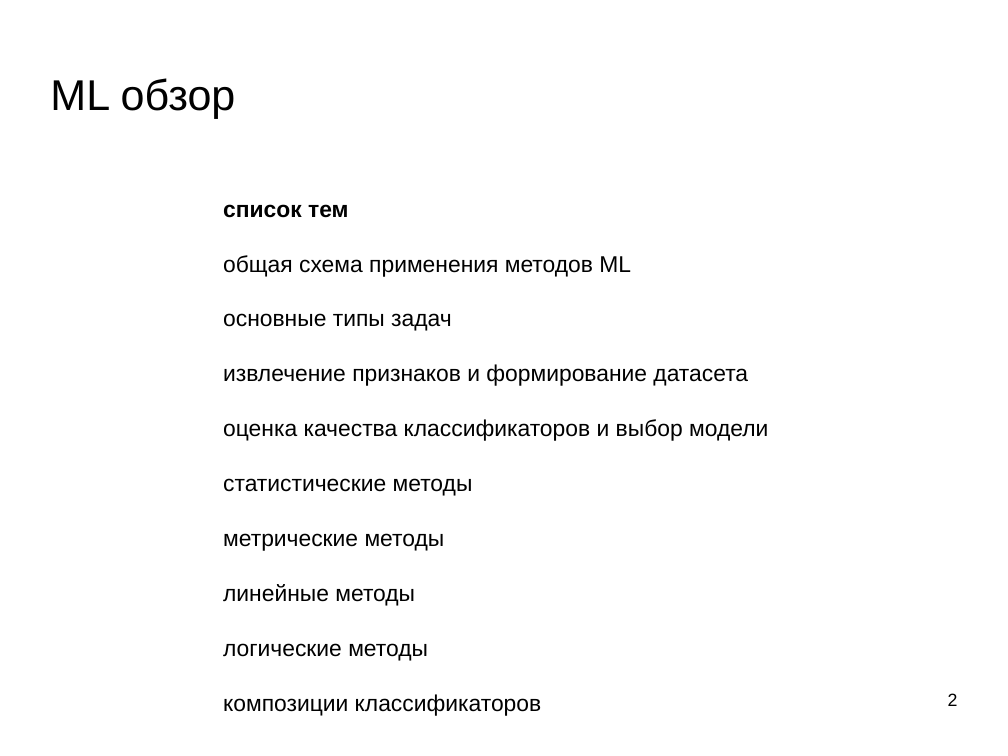
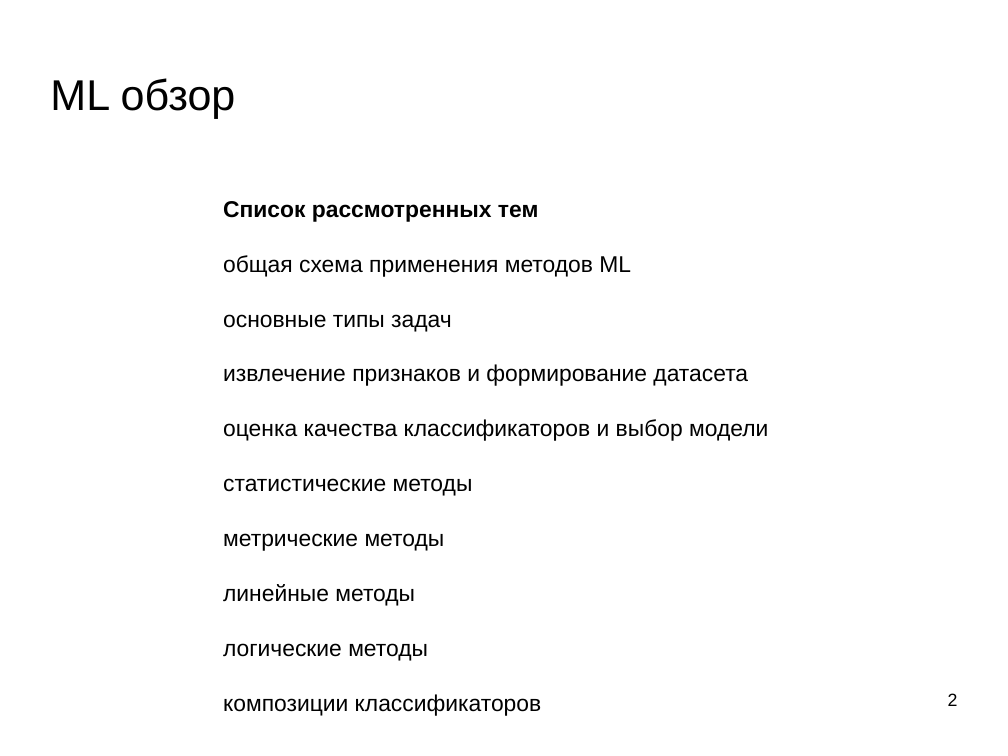
Before and after one commit to mechanoid5/ml_lectorium_legacy, a slide deck: slide 2 of 15-conclusion.odp. Drawn at 1008x756 pixels with LibreOffice and Linux fonts; fonts in the diff are those of the drawing; background and template pictures are left out. Boxes give left, top, right and bottom in pixels: in the first picture for what was removed or moved away, otherwise in the second. Text is boxed around its words. In the diff, an @@ line names an element or a change of style, - is before the commit and + after.

```diff
--- a/15-conclusion.odp
+++ b/15-conclusion.odp
@@ text at (x1=223, y1=201, x2=538, y2=222): text changed @@
-список тем
+Список рассмотренных тем
```
Also in this commit, not shown: 7 other slides changed.
